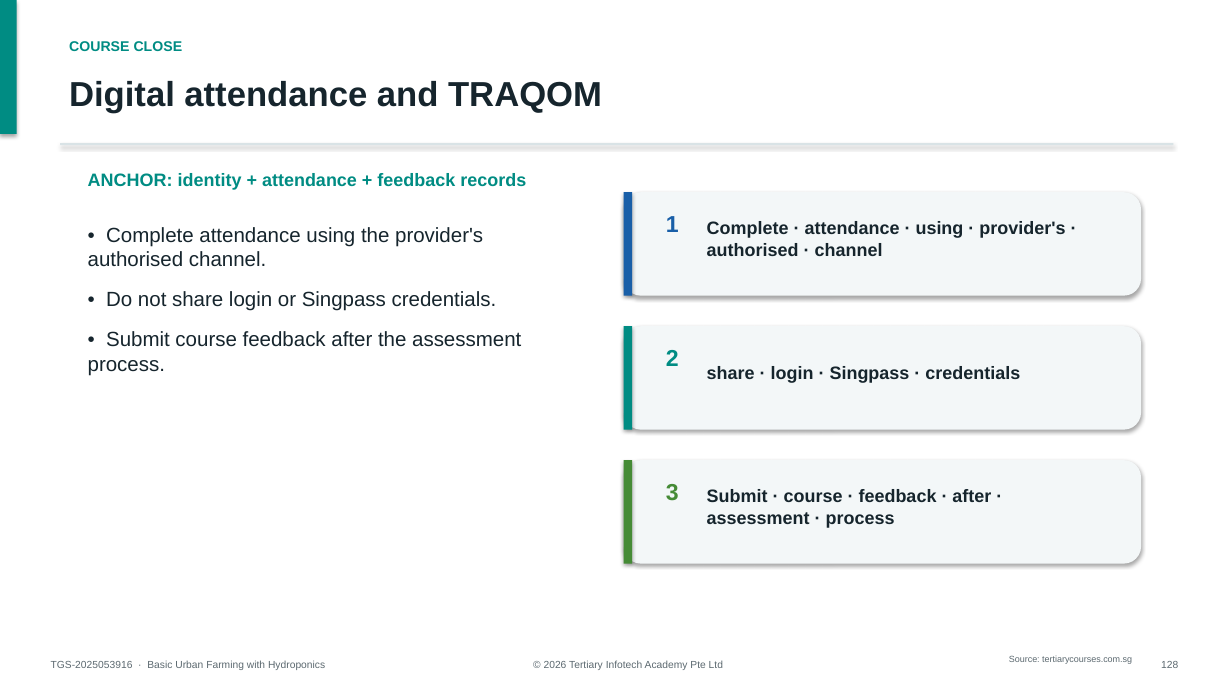
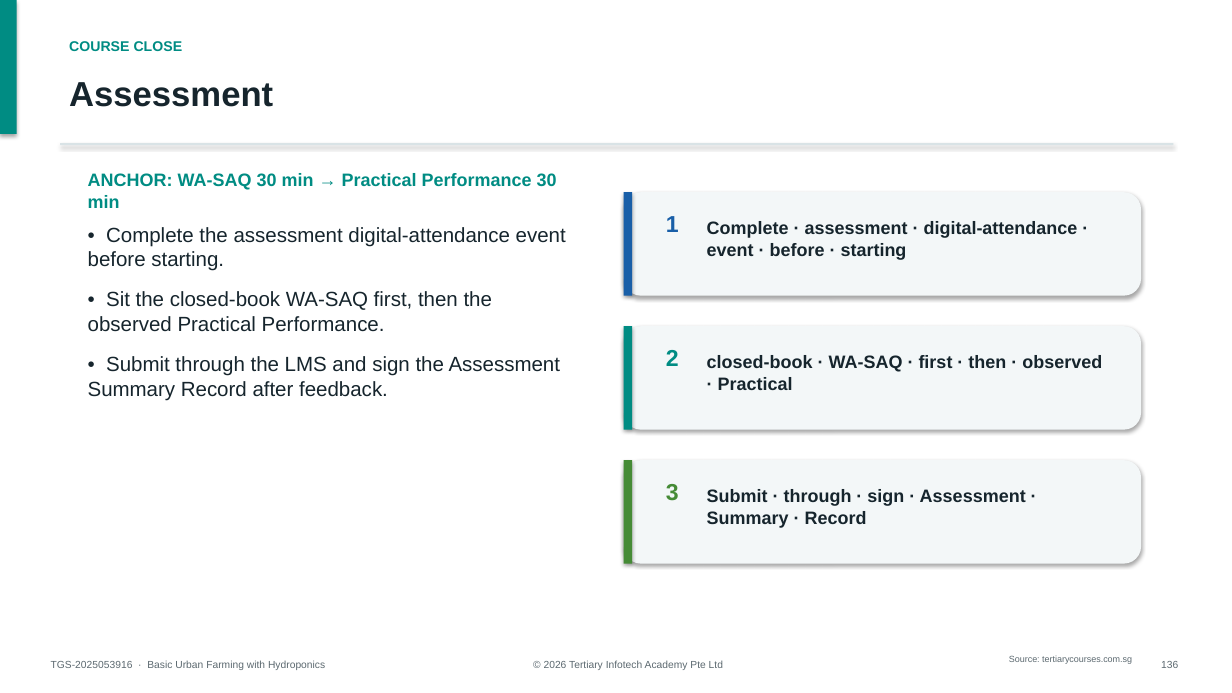
Before and after one commit to tertiarycourses/TGS-2025053916-Basic-Urban-Farming-with-Hydroponics, a slide deck: slide 136 of courseware/WSQ-Course-Slides-TGS-2025053916-Basic-Urban-Farming-with-Hydroponics-v2.0.pptx (slide 128 before the commit). Drawn at 1232x693 pixels with LibreOffice and Linux fonts; fonts in the diff are those of the drawing. Boxes give left, top, right and bottom in pixels: in the first picture for what was removed or moved away, otherwise in the second. Text is boxed around its words. In the diff, an @@ line names an element or a change of style, - is before the commit and + after.

```diff
--- a/courseware/WSQ-Course-Slides-TGS-2025053916-Basic-Urban-Farming-with-Hydroponics-v2.0.pptx
+++ b/courseware/WSQ-Course-Slides-TGS-2025053916-Basic-Urban-Farming-with-Hydroponics-v2.0.pptx
@@ text at <box>69,82,273,107</box>: text changed @@
-Digital attendance and TRAQOM
+Assessment
@@ text at <box>88,173,557,208</box>: text changed @@
-ANCHOR: identity + attendance + feedback records
+ANCHOR: WA-SAQ 30 min → Practical Performance 30 min
@@ text at <box>88,227,566,401</box>: text changed @@
-• Complete attendance using the provider's authorised channel.
-• Do not share login or Singpass credentials.
-• Submit course feedback after the assessment process.
+• Complete the assessment digital-attendance event before starting.
+• Sit the closed-book WA-SAQ first, then the observed Practical Performance.
+• Submit through the LMS and sign the Assessment Summary Record after feedback.
@@ text at <box>707,221,1078,260</box>: text changed @@
-Complete · attendance · using · provider's · authorised · channel
+Complete · assessment · digital-attendance · event · before · starting
@@ text at <box>707,355,1102,390</box>: text changed @@
-share · login · Singpass · credentials
+closed-book · WA-SAQ · first · then · observed · Practical
@@ text at <box>707,489,1026,528</box>: text changed @@
-Submit · course · feedback · after · assessment · process
+Submit · through · sign · Assessment · Summary · Record
```
Also in this commit, not shown: 127 other slides changed, 10 slides added, 5 other files.
